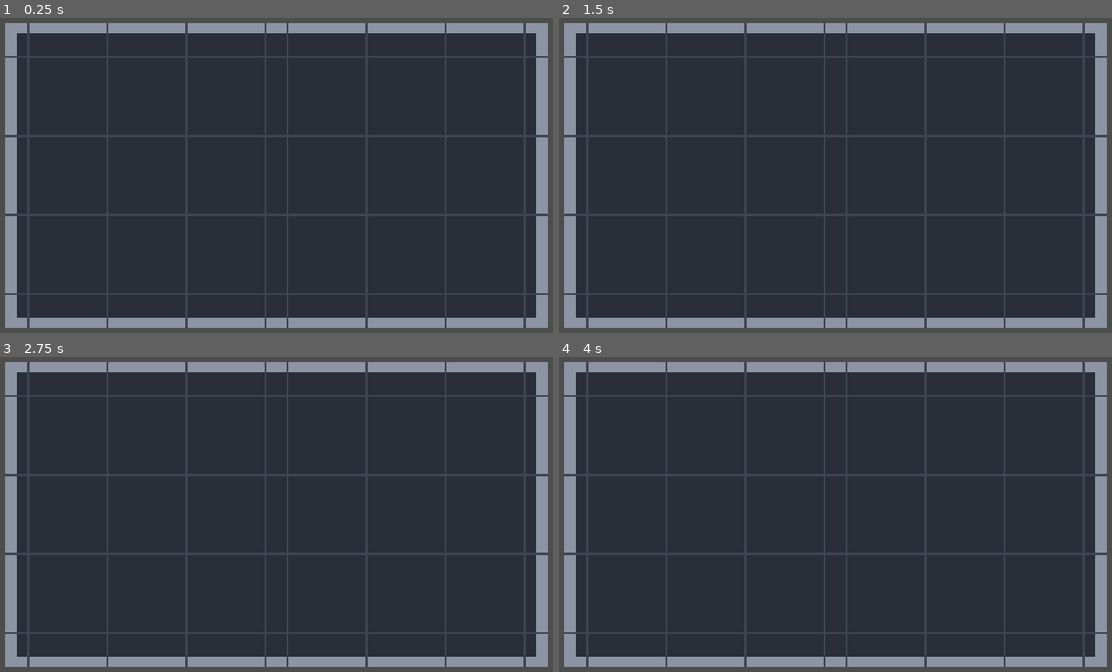
Above: before the commit, frames 1-4 (two rows, left to right).
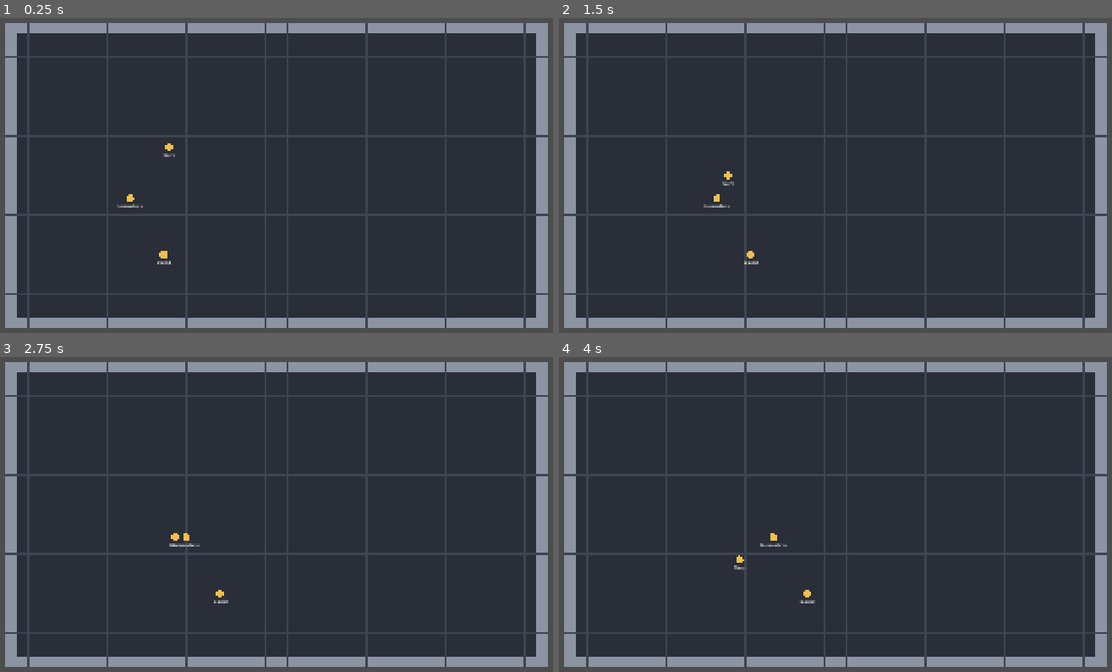
Above: after the commit, the same moments.

Repository: ntust-swe-project/group-AI
Game: Godot game, scene res://scenes/main.tscn
The game is run twice, just before and just after one commit, with the same random seed, the same clock (stepped at 60 frames per second) and the same inputs.
Inputs (mouse positions are in pixels of both pictures, inside the frame that each line leads up to):
- Up to frame 1 (0.25 s): no input
- Up to frame 2 (1.5 s): tap Enter at 0.5 s; move the mouse to (984, 156) at 0.52 s; hold Shift 0.53-1.25 s; click (984, 156) at 0.67 s; drag from (702, 194) to (802, 251) at 1.27 s
- Up to frame 3 (2.75 s): move the mouse to (342, 429) at 2.02 s; tap Ctrl at 2.1 s; click (342, 429) at 2.17 s
- Up to frame 4 (4 s): tap Space at 2.75 s; drag from (802, 590) to (630, 457) at 2.77 s; move the mouse to (1040, 571) at 3.52 s; tap Alt at 3.6 s; click (1040, 571) at 3.67 s

The runs differ from the first frame. In frame 1, 0.2% of the frame differs, in the area x 21-32%, y 39-79%; in frame 2, 0.2%, in the area x 26-37%, y 48-79%; in frame 3, 0.2%; in frame 4, 0.2%.

Commit message:
feat(colonist): show colonists on the map and let them wander
Wanderer (pure logic) picks a random floor cell, walks the four-way path
there one cell at a time, and repeats. Colonists start on distinct floor
cells and move in game time: frozen while paused or after day 30, faster
at higher speed. Walking speed 2 cells per second is a placeholder.
Covers A7 (colonists) with wanderer and main-scene tests.

Co-Authored-By: Claude Opus 5.5 <noreply@anthropic.com>

Diff:
--- a/logic/station_grid.gd
+++ b/logic/station_grid.gd
@@ -45,6 +45,15 @@
 	return _astar.is_in_boundsv(cell) and not _astar.is_point_solid(cell)
 
 
+func floor_cells() -> Array[Vector2i]:
+	var cells: Array[Vector2i] = []
+	for x in size.x:
+		for y in size.y:
+			if is_floor(Vector2i(x, y)):
+				cells.append(Vector2i(x, y))
+	return cells
+
+
 ## Cells from `from` to `to`, both included, moving one cell up, down, left or
 ## right per step. Empty when either end is not floor or `to` is unreachable.
 func find_path(from: Vector2i, to: Vector2i) -> Array[Vector2i]:
--- /dev/null
+++ b/logic/wanderer.gd
@@ -0,0 +1,54 @@
+class_name Wanderer
+extends RefCounted
+
+## Walks a colonist around the station: pick a random floor cell, follow the
+## path there one cell at a time, repeat (feature 001, I1). Pure logic.
+
+## Walking speed in cells per game second. Placeholder until seen on screen.
+const CELLS_PER_SECOND := 2.0
+
+var cell: Vector2i
+
+var _grid: StationGrid
+var _rng: RandomNumberGenerator
+var _path: Array[Vector2i] = []  # cells still to step into, next one first
+var _progress := 0.0  # 0..1 of the way from `cell` to `_path[0]`
+
+
+func _init(grid: StationGrid, start_cell: Vector2i, rng: RandomNumberGenerator = RandomNumberGenerator.new()) -> void:
+	_grid = grid
+	cell = start_cell
+	_rng = rng
+
+
+func advance(seconds: float) -> void:
+	var remaining := seconds * CELLS_PER_SECOND
+	while remaining > 0.0:
+		if _path.is_empty():
+			_pick_new_destination()
+			if _path.is_empty():
+				return
+		var step := minf(remaining, 1.0 - _progress)
+		_progress += step
+		remaining -= step
+		if _progress >= 1.0:
+			cell = _path.pop_front()
+			_progress = 0.0
+
+
+## Position in cells, between two cells while walking.
+func position() -> Vector2:
+	if _path.is_empty():
+		return Vector2(cell)
+	return Vector2(cell).lerp(Vector2(_path[0]), _progress)
+
+
+func _pick_new_destination() -> void:
+	var candidates := _grid.floor_cells()
+	candidates.erase(cell)
+	if candidates.is_empty():
+		return
+	var target := candidates[_rng.randi_range(0, candidates.size() - 1)]
+	_path = _grid.find_path(cell, target)
+	if not _path.is_empty():
+		_path.pop_front()  # the first cell is where we already stand
--- /dev/null
+++ b/scenes/colonist_view.gd
@@ -0,0 +1,22 @@
+extends Node2D
+
+## A colonist on the map: a dot with a name under it (wireframe only).
+
+const RADIUS := 11.0
+const BODY_COLOR := Color(0.95, 0.75, 0.3)
+
+var colonist: Colonist:
+	set(value):
+		colonist = value
+		if is_node_ready():
+			$NameLabel.text = colonist.name
+
+
+func _ready() -> void:
+	add_to_group("colonist_views")
+	if colonist:
+		$NameLabel.text = colonist.name
+
+
+func _draw() -> void:
+	draw_circle(Vector2.ZERO, RADIUS, BODY_COLOR)
--- /dev/null
+++ b/scenes/colonist_view.tscn
@@ -0,0 +1,14 @@
+[gd_scene format=3]
+
+[ext_resource type="Script" path="res://scenes/colonist_view.gd" id="1_view"]
+
+[node name="ColonistView" type="Node2D"]
+script = ExtResource("1_view")
+
+[node name="NameLabel" type="Label" parent="."]
+offset_left = -60.0
+offset_top = 12.0
+offset_right = 60.0
+offset_bottom = 34.0
+horizontal_alignment = 1
+theme_override_font_sizes/font_size = 14
--- a/scenes/main.gd
+++ b/scenes/main.gd
@@ -3,8 +3,15 @@
 ## Owns the logic objects and drives them each frame (feature 001).
 ## Logic lives in logic/; this script only connects it to what is on screen.
 
+const ColonistView := preload("res://scenes/colonist_view.tscn")
+
 var clock := DayClock.new()
 var grid := StationGrid.make_hall()
+var colony := Colony.new()
+var wanderers := {}  # colonist id -> Wanderer
+
+var _views := {}  # colonist id -> colonist view node
+var _rng := RandomNumberGenerator.new()
 
 @onready var station_map: Node2D = $StationMap
 
@@ -12,7 +19,35 @@
 func _ready() -> void:
 	station_map.grid = grid
 	station_map.position = ((get_viewport_rect().size - station_map.pixel_size()) / 2.0).round()
+	for colonist in colony.colonists:
+		_show_colonist(colonist)
 
 
 func _process(delta: float) -> void:
+	# Colonists move in game time: frozen while paused or after day 30, faster at higher speed.
+	var game_seconds := 0.0 if clock.paused or clock.is_finished() else delta * clock.speed
 	clock.advance(delta)
+	for id in wanderers:
+		wanderers[id].advance(game_seconds)
+		_views[id].position = station_map.cell_to_pixel(wanderers[id].position())
+
+
+func _show_colonist(colonist: Colonist) -> void:
+	var walker := Wanderer.new(grid, _free_floor_cell(), _rng)
+	wanderers[colonist.id] = walker
+	var view := ColonistView.instantiate()
+	view.colonist = colonist
+	view.position = station_map.cell_to_pixel(walker.position())
+	station_map.add_child(view)
+	_views[colonist.id] = view
+
+
+## A random floor cell no colonist stands on, or any floor cell if all are taken.
+func _free_floor_cell() -> Vector2i:
+	var taken := {}
+	for walker in wanderers.values():
+		taken[walker.cell] = true
+	var cells := grid.floor_cells().filter(func(c): return not taken.has(c))
+	if cells.is_empty():
+		cells = grid.floor_cells()
+	return cells[_rng.randi_range(0, cells.size() - 1)]
--- a/scenes/station_map.gd
+++ b/scenes/station_map.gd
@@ -19,8 +19,9 @@
 	return Vector2(grid.size) * CELL_SIZE if grid else Vector2.ZERO
 
 
-func cell_to_pixel_center(cell: Vector2i) -> Vector2:
-	return (Vector2(cell) + Vector2(0.5, 0.5)) * CELL_SIZE
+## Pixel position of a (possibly fractional) cell's centre, in map coordinates.
+func cell_to_pixel(cell_position: Vector2) -> Vector2:
+	return (cell_position + Vector2(0.5, 0.5)) * CELL_SIZE
 
 
 func _draw() -> void:
--- a/test/test_main_scene.gd
+++ b/test/test_main_scene.gd
@@ -28,3 +28,52 @@
 
 func test_main_scene_is_the_project_main_scene():
 	assert_eq(ProjectSettings.get_setting("application/run/main_scene"), "res://scenes/main.tscn")
+
+
+# T5 — colonists on the map (A7)
+
+func _colonist_views() -> Array:
+	return main.get_tree().get_nodes_in_group("colonist_views")
+
+
+func test_shows_one_view_per_colonist():
+	assert_eq(_colonist_views().size(), 3)
+
+
+func test_colonists_start_on_different_floor_cells():
+	var cells := {}
+	for walker in main.wanderers.values():
+		assert_true(main.grid.is_floor(walker.cell))
+		cells[walker.cell] = true
+	assert_eq(cells.size(), 3)
+
+
+func test_colonists_walk_while_time_runs_and_stay_on_floor():
+	var before := {}
+	for id in main.wanderers:
+		before[id] = main.wanderers[id].position()
+	gut.simulate(main, 30, 0.1)
+	var moved := 0
+	for id in main.wanderers:
+		assert_true(main.grid.is_floor(main.wanderers[id].cell))
+		if main.wanderers[id].position() != before[id]:
+			moved += 1
+	assert_eq(moved, 3)
+
+
+func test_colonists_freeze_while_paused():
+	main.clock.paused = true
+	var before := {}
+	for id in main.wanderers:
+		before[id] = main.wanderers[id].position()
+	gut.simulate(main, 30, 0.1)
+	for id in main.wanderers:
+		assert_eq(main.wanderers[id].position(), before[id])
+
+
+func test_view_sits_on_its_colonist():
+	gut.simulate(main, 7, 0.1)
+	for view in _colonist_views():
+		var walker: Wanderer = main.wanderers[view.colonist.id]
+		var expected: Vector2 = (walker.position() + Vector2(0.5, 0.5)) * main.station_map.CELL_SIZE
+		assert_almost_eq(view.position, expected, Vector2(0.01, 0.01))
--- /dev/null
+++ b/test/test_wanderer.gd
@@ -0,0 +1,77 @@
+extends GutTest
+
+# Wandering for A7 / R5 of docs/specs/features/001-base-skeleton.md
+
+
+func _rng(seed_value: int) -> RandomNumberGenerator:
+	var rng := RandomNumberGenerator.new()
+	rng.seed = seed_value
+	return rng
+
+
+func _one_cell_of_time() -> float:
+	return 1.0 / Wanderer.CELLS_PER_SECOND
+
+
+func test_starts_on_its_start_cell():
+	var walker := Wanderer.new(StationGrid.make_hall(Vector2i(8, 6)), Vector2i(2, 2), _rng(1))
+	assert_eq(walker.cell, Vector2i(2, 2))
+	assert_eq(walker.position(), Vector2(2, 2))
+
+
+func test_moves_one_cell_per_cell_of_time():
+	var walker := Wanderer.new(StationGrid.make_hall(Vector2i(8, 6)), Vector2i(2, 2), _rng(1))
+	walker.advance(_one_cell_of_time())
+	var d := (walker.cell - Vector2i(2, 2)).abs()
+	assert_eq(d.x + d.y, 1)
+
+
+func test_position_is_between_cells_mid_step():
+	var walker := Wanderer.new(StationGrid.make_hall(Vector2i(8, 6)), Vector2i(2, 2), _rng(1))
+	walker.advance(_one_cell_of_time() * 0.5)
+	assert_eq(walker.cell, Vector2i(2, 2), "has not arrived yet")
+	assert_almost_eq(walker.position().distance_to(Vector2(2, 2)), 0.5, 0.001)
+
+
+func test_never_stands_on_a_wall_and_never_jumps():
+	var grid := StationGrid.make_hall(Vector2i(10, 7))
+	grid.set_wall(Vector2i(4, 2))
+	grid.set_wall(Vector2i(4, 3))
+	grid.set_wall(Vector2i(4, 4))
+	var walker := Wanderer.new(grid, Vector2i(1, 1), _rng(7))
+	var previous := walker.cell
+	var visited := {}
+	for i in 2000:
+		walker.advance(_one_cell_of_time() * 0.3)
+		assert_true(grid.is_floor(walker.cell), "on a wall at %s" % walker.cell)
+		var d := (walker.cell - previous).abs()
+		assert_true(d.x + d.y <= 1, "jumped from %s to %s" % [previous, walker.cell])
+		previous = walker.cell
+		visited[walker.cell] = true
+	assert_gt(visited.size(), 5, "should actually wander around")
+
+
+func test_stays_put_when_there_is_nowhere_to_go():
+	var grid := StationGrid.make_hall(Vector2i(3, 3))  # a single floor cell
+	var walker := Wanderer.new(grid, Vector2i(1, 1), _rng(1))
+	walker.advance(10.0)
+	assert_eq(walker.cell, Vector2i(1, 1))
+
+
+func test_floor_cells_are_exactly_the_hall_inside():
+	var floor_list := StationGrid.make_hall(Vector2i(6, 4)).floor_cells()
+	assert_eq(floor_list.size(), 4 * 2)
+	assert_does_not_have(floor_list, Vector2i(0, 0))
+	assert_has(floor_list, Vector2i(1, 1))
+	assert_has(floor_list, Vector2i(4, 2))
+
+
+func test_one_big_advance_equals_many_small_ones():
+	var grid := StationGrid.make_hall(Vector2i(10, 7))
+	var big := Wanderer.new(grid, Vector2i(1, 1), _rng(3))
+	var small := Wanderer.new(grid, Vector2i(1, 1), _rng(3))
+	big.advance(_one_cell_of_time() * 3)
+	for i in 3:
+		small.advance(_one_cell_of_time())
+	assert_eq(big.cell, small.cell)
+	assert_ne(big.cell, Vector2i(1, 1))
Not shown, added: logic/wanderer.gd.uid
Not shown, added: scenes/colonist_view.gd.uid
Not shown, added: test/test_wanderer.gd.uid
